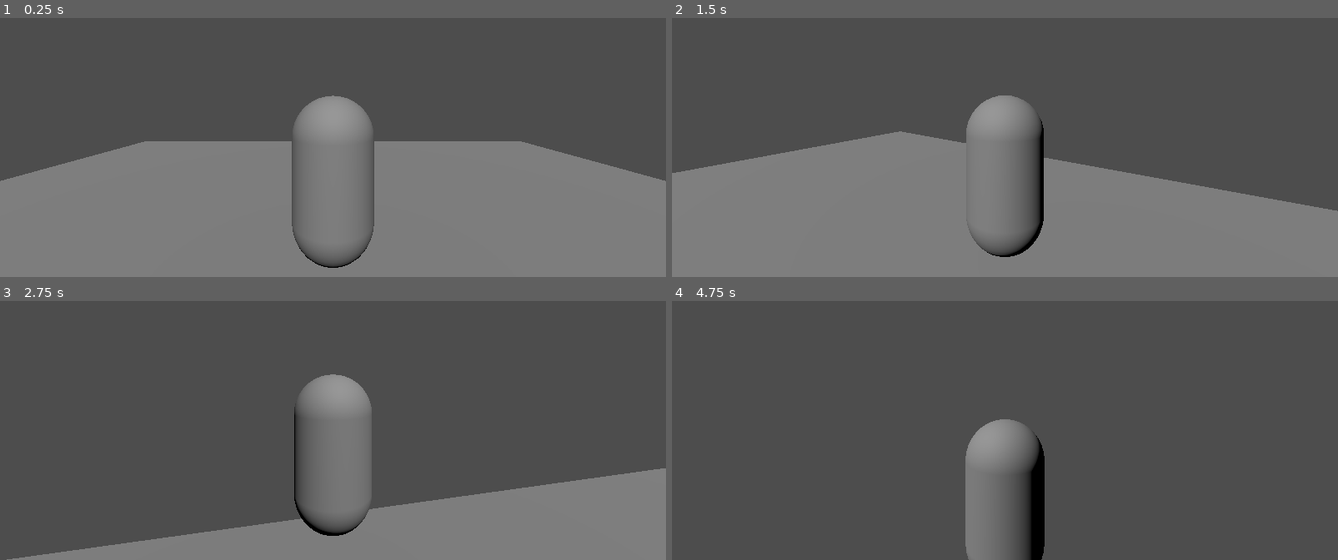
Above: before the commit, frames 1-4 (two rows, left to right).
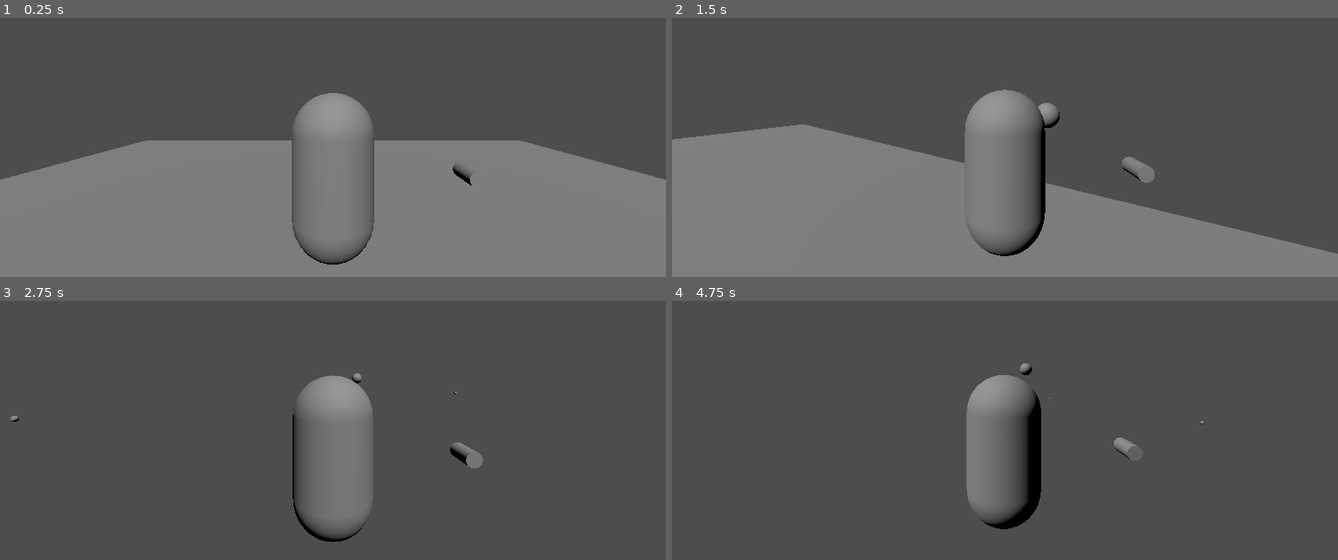
Above: after the commit, the same moments.

Repository: RocoGreen/learning-project
Game: Godot game, scene res://maps/world.tscn
The game is run twice, just before and just after one commit, with the same random seed, the same clock (stepped at 60 frames per second) and the same inputs.
Inputs (mouse positions are in pixels of both pictures, inside the frame that each line leads up to):
- Up to frame 1 (0.25 s): no input
- Up to frame 2 (1.5 s): move the mouse to (1038, 87) at 0.52 s; hold W (move_forward) from 0.53 s (still down); tap Shift (ability_1, bound only after the commit) at 0.6 s; tap Space (jump) at 0.77 s; click (1038, 87) at 0.8 s; move the mouse to (971, 90) at 1.27 s; click (971, 90) at 1.35 s
- Up to frame 3 (2.75 s): keep holding W (move_forward); tap Space (jump) at 1.52 s; tap Shift (ability_1, bound only after the commit) at 1.55, 2.1 s; move the mouse to (346, 365) at 2.02 s; click (346, 365) at 2.3 s
- Up to frame 4 (4.75 s): keep holding W (move_forward); move the mouse to (998, 378) at 2.77 s; click (998, 378) at 2.85 s; tap Space (jump) at 3.02, 3.77, 4.52 s; tap Shift (ability_1, bound only after the commit) at 3.05, 3.6, 4.55 s; move the mouse to (1051, 378) at 3.52 s; click (1051, 378) at 3.8 s; move the mouse to (951, 368) at 4.27 s; click (951, 368) at 4.35 s

The runs differ from the first frame. In frame 1, 0.8% of the frame differs, in the area x 0-100%, y 28-97%; in frame 2, 10%; in frame 3, 18%, in the area x 1-100%, y 27-100%; in frame 4, 5.1%.

Commit message:
Added a dash ability and a weapon (a gun that shoots bullets) for the player.
Some things to fix though :

- The gravity isn't applied until the end of the dash (when movement component is re-enabled)
- The player and weapon shakes when moving the camera (may be on my end though)
- An acceleration for the player would be nice because it's weird suddenly having the player move on the camera
- Not exactly sure the bullet shoots at the center of the screen
- Not exactly sure the gravity applies itself well after dashing
- Not exactly sure the movement component is re-enabled in a way you don't jump between velocities
- On purpose but the bullet of the Weapon isn't scaled right to the weapon

Personal note : I struggled for so long just for doing this but idc, I fucking loved it OwO !!!

Diff:
--- a/maps/world.tscn
+++ b/maps/world.tscn
@@ -8,9 +8,17 @@
 [sub_resource type="BoxMesh" id="BoxMesh_dyenr"]
 size = Vector3(20, 0.1, 20)
 
+[sub_resource type="BoxShape3D" id="BoxShape3D_dyenr"]
+size = Vector3(1, 5, 5)
+
+[sub_resource type="BoxMesh" id="BoxMesh_e0ubd"]
+size = Vector3(1, 5, 5)
+
 [node name="World" type="Node3D"]
 
 [node name="Floor" type="StaticBody3D" parent="."]
+collision_layer = 8
+collision_mask = 31
 metadata/_edit_group_ = true
 
 [node name="CollisionShape3D" type="CollisionShape3D" parent="Floor"]
@@ -19,6 +27,18 @@
 [node name="MeshInstance3D" type="MeshInstance3D" parent="Floor"]
 mesh = SubResource("BoxMesh_dyenr")
 
+[node name="Wall" type="StaticBody3D" parent="."]
+transform = Transform3D(1, 0, 0, 0, 1, 0, 0, 0, 1, 6, 2, 3)
+collision_layer = 16
+collision_mask = 31
+metadata/_edit_group_ = true
+
+[node name="CollisionShape3D" type="CollisionShape3D" parent="Wall"]
+shape = SubResource("BoxShape3D_dyenr")
+
+[node name="MeshInstance3D" type="MeshInstance3D" parent="Wall"]
+mesh = SubResource("BoxMesh_e0ubd")
+
 [node name="Player" parent="." instance=ExtResource("1_dyenr")]
 transform = Transform3D(1, 0, 0, 0, 1, 0, 0, 0, 1, 0, 2, 0)
 
--- /dev/null
+++ b/player/components/abilities/player_dash_ability_component.gd
@@ -0,0 +1,43 @@
+class_name PlayerDashAbilityComponent
+extends PlayerComponent
+
+@export var dash_velocity := 30.0
+@export var deceleration := 0.9
+
+var _ongoing := false
+
+func _physics_process(_delta: float) -> void:
+	if !player: return
+
+	if _ongoing:
+		var final_player_velocity = player.velocity
+
+		final_player_velocity.x = move_toward(final_player_velocity.x, 0, deceleration)
+		final_player_velocity.y = move_toward(final_player_velocity.y, 0, deceleration)
+		final_player_velocity.z = move_toward(final_player_velocity.z, 0, deceleration)
+
+		var player_velocity_abs = player.velocity.abs()
+
+		if player_velocity_abs.x <= $"../PlayerMovementComponent".move_speed and player_velocity_abs.y <= $"../PlayerMovementComponent".move_speed and player_velocity_abs.z <= $"../PlayerMovementComponent".move_speed:
+			_ongoing = false
+			$"../PlayerMovementComponent".disabled = false
+		else:
+			player.velocity = final_player_velocity
+
+	else:
+		if !Input.is_action_just_pressed("ability_1"): return
+
+		_ongoing = true
+		$"../PlayerMovementComponent".disabled = true
+
+		var input_dir := Input.get_vector("move_left", "move_right", "move_forward", "move_backward")
+		var direction: Vector3
+
+		if input_dir == Vector2.ZERO: direction = (player.transform.basis * Vector3(0, 0, -1)).normalized()
+		else: direction = (player.transform.basis * Vector3(input_dir.x, 0, input_dir.y)).normalized()
+
+		player.velocity.x = direction.x * dash_velocity
+		player.velocity.y = direction.y * dash_velocity
+		player.velocity.z = direction.z * dash_velocity
+
+	player.move_and_slide()
--- /dev/null
+++ b/player/components/abilities/player_dash_ability_component.tscn
@@ -0,0 +1,7 @@
+[gd_scene load_steps=3 format=3 uid="uid://vrqnmbbtdmck"]
+
+[ext_resource type="PackedScene" uid="uid://clbbrwtticbka" path="res://player/components/player_component.tscn" id="1_o11uh"]
+[ext_resource type="Script" uid="uid://fqjl62kp5cal" path="res://player/components/abilities/player_dash_ability_component.gd" id="2_larjm"]
+
+[node name="PlayerDashAbilityComponent" instance=ExtResource("1_o11uh")]
+script = ExtResource("2_larjm")
--- a/player/components/camera/player_camera_component.gd
+++ b/player/components/camera/player_camera_component.gd
@@ -6,5 +6,5 @@
 func _ready():
 	$Camera3D.top_level = true
 
-func _physics_process(_delta: float) -> void:
+func _process(_delta: float) -> void:
 	$Camera3D.global_transform = $Camera3D.global_transform.interpolate_with($".".global_transform, smoothness)
--- a/player/components/movement/player_movement_component.gd
+++ b/player/components/movement/player_movement_component.gd
@@ -4,8 +4,11 @@
 @export var move_speed = 5.0
 @export var jump_velocity = 4.5
 
+@export var disabled := false
+
 func _physics_process(delta: float) -> void:
 	if !player: return
+	if disabled: return
 
 	# Add the gravity.
 	if not player.is_on_floor():
@@ -19,6 +22,7 @@
 	# As good practice, you should replace UI actions with custom gameplay actions.
 	var input_dir := Input.get_vector("move_left", "move_right", "move_forward", "move_backward")
 	var direction: Vector3 = (player.transform.basis * Vector3(input_dir.x, 0, input_dir.y)).normalized()
+
 	if direction:
 		player.velocity.x = direction.x * move_speed
 		player.velocity.z = direction.z * move_speed
--- /dev/null
+++ b/player/components/weapons/bullet/player_weapon_component_bullet.gd
@@ -0,0 +1,21 @@
+class_name PlayerWeaponComponentBullet
+extends Area3D
+
+var player_weapon_component: PlayerWeaponComponent
+
+func _ready() -> void:
+	if !player_weapon_component: return;
+
+	$TimeoutTimerUntilSelfDestruction.start()
+
+func _process(_delta: float) -> void:
+	if !player_weapon_component: return;
+
+	var direction: Vector3 = (global_transform.basis * Vector3(0, 0, -1)).normalized()
+	global_transform.origin += direction * player_weapon_component.bullet_travel_speed
+
+func _on_body_entered(_body: Node3D) -> void:
+	queue_free()
+
+func _on_timeout_timer_until_self_destruction_timeout() -> void:
+	queue_free()
--- /dev/null
+++ b/player/components/weapons/bullet/player_weapon_component_bullet.tscn
@@ -0,0 +1,26 @@
+[gd_scene load_steps=4 format=3 uid="uid://drujo1sad4dcp"]
+
+[ext_resource type="Script" uid="uid://buf2xrs7rtrq0" path="res://player/components/weapons/bullet/player_weapon_component_bullet.gd" id="1_lqol5"]
+
+[sub_resource type="SphereShape3D" id="SphereShape3D_apyhk"]
+
+[sub_resource type="SphereMesh" id="SphereMesh_lqol5"]
+
+[node name="PlayerWeaponComponentBullet" type="Area3D"]
+top_level = true
+collision_layer = 4
+collision_mask = 24
+script = ExtResource("1_lqol5")
+
+[node name="CollisionShape3D" type="CollisionShape3D" parent="."]
+shape = SubResource("SphereShape3D_apyhk")
+
+[node name="MeshInstance3D" type="MeshInstance3D" parent="."]
+mesh = SubResource("SphereMesh_lqol5")
+
+[node name="TimeoutTimerUntilSelfDestruction" type="Timer" parent="."]
+wait_time = 10.0
+one_shot = true
+
+[connection signal="body_entered" from="." to="." method="_on_body_entered"]
+[connection signal="timeout" from="TimeoutTimerUntilSelfDestruction" to="." method="_on_timeout_timer_until_self_destruction_timeout"]
--- /dev/null
+++ b/player/components/weapons/player_weapon_component.gd
@@ -0,0 +1,25 @@
+class_name PlayerWeaponComponent
+extends PlayerComponent
+
+var bullet = preload("res://player/components/weapons/bullet/player_weapon_component_bullet.tscn")
+
+@export var bullet_travel_speed := 1
+
+func _ready() -> void:
+	$WeaponPivot/Weapon.top_level = true
+
+func _process(_delta: float) -> void:
+	if !player: return
+
+	$WeaponPivot/Weapon.global_position = $WeaponPivot.global_position
+	$WeaponPivot/Weapon.global_rotation = player.global_rotation
+
+	if !Input.is_action_just_pressed("primary_fire"): return
+
+	var bullet_instance: PlayerWeaponComponentBullet = bullet.instantiate()
+	bullet_instance.player_weapon_component = self
+
+	$WeaponPivot/Weapon/BulletInstanceTarget.add_child(bullet_instance)
+
+	bullet_instance.global_position = $WeaponPivot/Weapon/BulletInstanceTarget.global_position
+	bullet_instance.global_rotation = $WeaponPivot/Weapon/BulletInstanceTarget.global_rotation
--- /dev/null
+++ b/player/components/weapons/player_weapon_component.tscn
@@ -0,0 +1,28 @@
+[gd_scene load_steps=5 format=3 uid="uid://bk31milhmpc03"]
+
+[ext_resource type="PackedScene" uid="uid://clbbrwtticbka" path="res://player/components/player_component.tscn" id="1_p5jtk"]
+[ext_resource type="Script" uid="uid://bky5j3ugl3j7n" path="res://player/components/weapons/player_weapon_component.gd" id="2_cklku"]
+
+[sub_resource type="CylinderMesh" id="CylinderMesh_p5jtk"]
+
+[sub_resource type="TorusMesh" id="TorusMesh_cklku"]
+
+[node name="PlayerWeaponComponent" instance=ExtResource("1_p5jtk")]
+script = ExtResource("2_cklku")
+bullet_travel_speed = 1
+
+[node name="WeaponPivot" type="Node3D" parent="." index="0"]
+
+[node name="Weapon" type="Node3D" parent="WeaponPivot" index="0"]
+
+[node name="WeaponMesh" type="MeshInstance3D" parent="WeaponPivot/Weapon" index="0"]
+transform = Transform3D(0.2, 0, 0, 0, -8.742278e-09, 0.2, 0, -0.2, -8.742278e-09, 0, 0, 0)
+mesh = SubResource("CylinderMesh_p5jtk")
+skeleton = NodePath("../../..")
+
+[node name="WeaponMeshTop" type="MeshInstance3D" parent="WeaponPivot/Weapon/WeaponMesh" index="0"]
+transform = Transform3D(0.32075995, 0, 0, 0, 1, 0, 0, 0, 0.32476947, 0, 1, 4.371139e-08)
+mesh = SubResource("TorusMesh_cklku")
+
+[node name="BulletInstanceTarget" type="Marker3D" parent="WeaponPivot/Weapon" index="1"]
+transform = Transform3D(1, 0, 0, 0, 1, 0, 0, 0, 1, 0, 0, -0.23)
--- a/player/player.tscn
+++ b/player/player.tscn
@@ -1,15 +1,18 @@
-[gd_scene load_steps=7 format=3 uid="uid://qmg7uhkoy77j"]
+[gd_scene load_steps=9 format=3 uid="uid://qmg7uhkoy77j"]
 
 [ext_resource type="Script" uid="uid://bclnp6gnil7u4" path="res://player/player.gd" id="1_oul6g"]
 [ext_resource type="PackedScene" uid="uid://c4uvi3u1nqpo1" path="res://player/components/camera/player_camera_component.tscn" id="2_rkbax"]
 [ext_resource type="PackedScene" uid="uid://sojo1dxj4fi5" path="res://player/components/movement/player_movement_component.tscn" id="3_yw30f"]
 [ext_resource type="PackedScene" uid="uid://d1n6bqofp7taa" path="res://player/components/rotation/player_rotation_component.tscn" id="4_qjkh3"]
+[ext_resource type="PackedScene" uid="uid://vrqnmbbtdmck" path="res://player/components/abilities/player_dash_ability_component.tscn" id="5_qjkh3"]
+[ext_resource type="PackedScene" uid="uid://bk31milhmpc03" path="res://player/components/weapons/player_weapon_component.tscn" id="6_g6k8r"]
 
 [sub_resource type="CapsuleShape3D" id="CapsuleShape3D_rkbax"]
 
 [sub_resource type="CapsuleMesh" id="CapsuleMesh_g1dw6"]
 
 [node name="Player" type="CharacterBody3D"]
+collision_mask = 31
 script = ExtResource("1_oul6g")
 
 [node name="CollisionShape3D" type="CollisionShape3D" parent="."]
@@ -25,7 +28,15 @@
 player = NodePath("../..")
 
 [node name="PlayerMovementComponent" parent="Components" node_paths=PackedStringArray("player") instance=ExtResource("3_yw30f")]
+disabled = false
 player = NodePath("../..")
 
 [node name="PlayerRotationComponent" parent="Components" node_paths=PackedStringArray("player") instance=ExtResource("4_qjkh3")]
 player = NodePath("../..")
+
+[node name="PlayerDashAbilityComponent" parent="Components" node_paths=PackedStringArray("player") instance=ExtResource("5_qjkh3")]
+player = NodePath("../..")
+
+[node name="PlayerWeaponComponent" parent="Components" node_paths=PackedStringArray("player") instance=ExtResource("6_g6k8r")]
+transform = Transform3D(1, 0, 0, 0, 1, 0, 0, 0, 1, 1.672222, 0, 0)
+player = NodePath("../..")
--- a/project.godot
+++ b/project.godot
@@ -42,3 +42,22 @@
 "events": [Object(InputEventKey,"resource_local_to_scene":false,"resource_name":"","device":-1,"window_id":0,"alt_press …(191 unchanged characters)…
 ]
 }
+ability_1={
+"deadzone": 0.2,
+"events": [Object(InputEventKey,"resource_local_to_scene":false,"resource_name":"","device":-1,"window_id":0,"alt_pressed":false,"shift_pressed":false,"ctrl_pressed":false,"meta_pressed":false,"pressed":false,"keycode":0,"physical_keycode":4194325,"key_label":0,"unicode":0,"location":1,"echo":false,"script":null)
+, Object(InputEventMouseButton,"resource_local_to_scene":false,"resource_name":"","device":-1,"window_id":0,"alt_pressed":false,"shift_pressed":false,"ctrl_pressed":false,"meta_pressed":false,"button_mask":256,"position":Vector2(171, 24),"global_position":Vector2(180, 72),"factor":1.0,"button_index":9,"canceled":false,"pressed":true,"double_click":false,"script":null)
+]
+}
+primary_fire={
+"deadzone": 0.2,
+"events": [Object(InputEventMouseButton,"resource_local_to_scene":false,"resource_name":"","device":-1,"window_id":0,"alt_pressed":false,"shift_pressed":false,"ctrl_pressed":false,"meta_pressed":false,"button_mask":1,"position":Vector2(318, 9),"global_position":Vector2(327, 57),"factor":1.0,"button_index":1,"canceled":false,"pressed":true,"double_click":false,"script":null)
+]
+}
+
+[layer_names]
+
+3d_physics/layer_1="players"
+3d_physics/layer_2="weapons"
+3d_physics/layer_3="bullets"
+3d_physics/layer_4="floors"
+3d_physics/layer_5="walls"
Not shown: 1 places in maps/world.tscn that only renumber resources
Not shown, added: player/components/abilities/player_dash_ability_component.gd.uid
Not shown, added: player/components/weapons/bullet/player_weapon_component_bullet.gd.uid
Not shown, added: player/components/weapons/player_weapon_component.gd.uid
